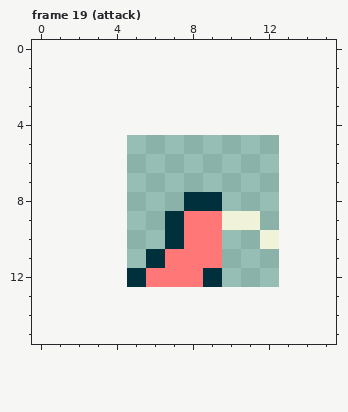
A pixel-art file gets an edit: assets/spritesheets/crawler.aseprite. This is how it looked before the edit.
8x8 pixels, 20 frames. Shown: frame 19 (attack). The old version is drawn lined up with the new one, on the new canvas. The commit also changed other frames, which this record leaves out.
And afterwards:
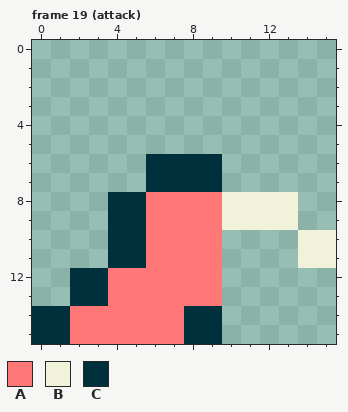
Palette (. is transparent): A #ff7777  B #f1f2da  C #00303b
What changed:
canvas 8x8 -> 16x16, the old top-left corner now at 5,5
Frame 19 (attack):
y 6..7: x 6..9 .... -> CCCC
y 8: x 4..13 ....CC.... -> CCAAAABBBB
y 9: x 4..7 ...C -> CCAA; x 12..13 .. -> BB
y 10: x 4..7 ...C -> CCAA; x 12 B -> .; x 14..15 .. -> BB
y 11: x 4..6 ..C -> CCA; x 14..15 .. -> BB
y 12: x 2..5 ...C -> CCAA; x 9 C -> A
y 13: x 2..9 ........ -> CCAAAAAA
y 14..15: x 0..9 .......... -> CCAAAAAACC
